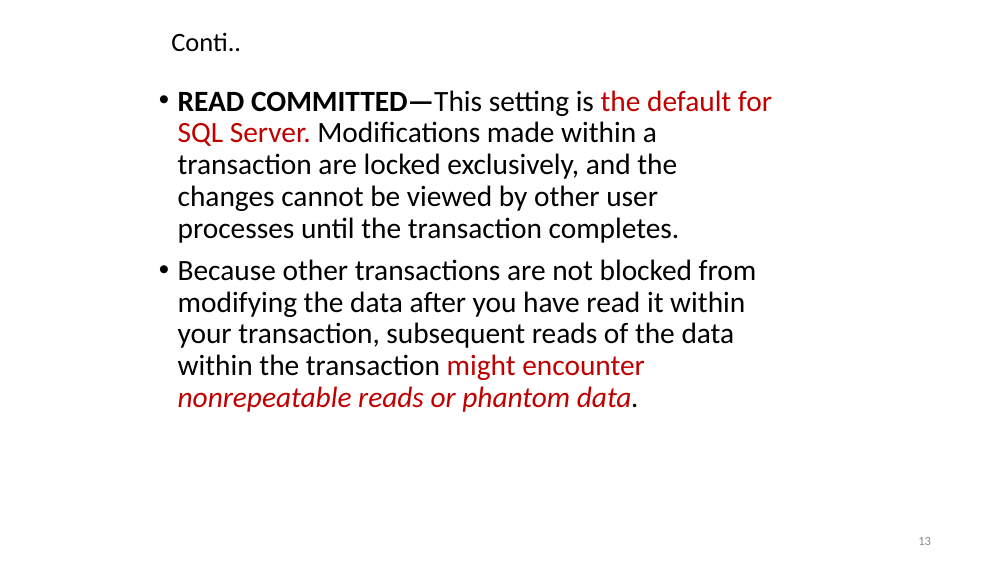
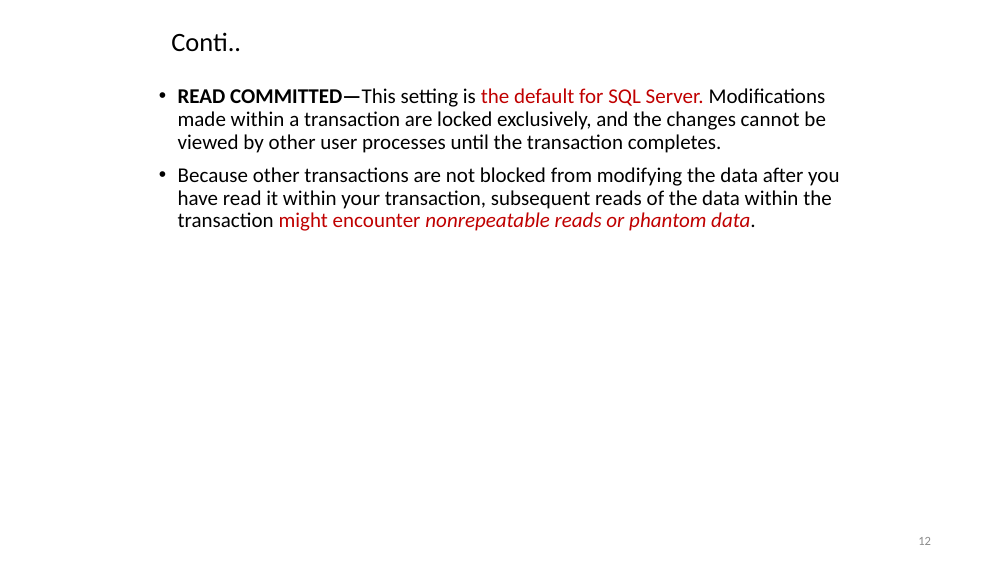
Before and after one commit to nashurgessa/DB-practices, a slide deck: slide 12 of Slides/transaction.pptx (slide 13 before the commit). Drawn at 1008x567 pixels with LibreOffice and Linux fonts; fonts in the diff are those of the drawing. Boxes give left, top, right and bottom in pixels: in the first picture for what was removed or moved away, otherwise in the second. Text is boxed around its words. In the diff, an @@ line names an element or a change of style, - is before the commit and + after.

```diff
--- a/Slides/transaction.pptx
+++ b/Slides/transaction.pptx
@@ text "READ COMMITTED—This setting is the ..." at [178,88,839,231]: size 28 to 20 pt @@
```
Also in this commit, not shown: 13 other slides changed, 1 slide removed, 1 other file.
